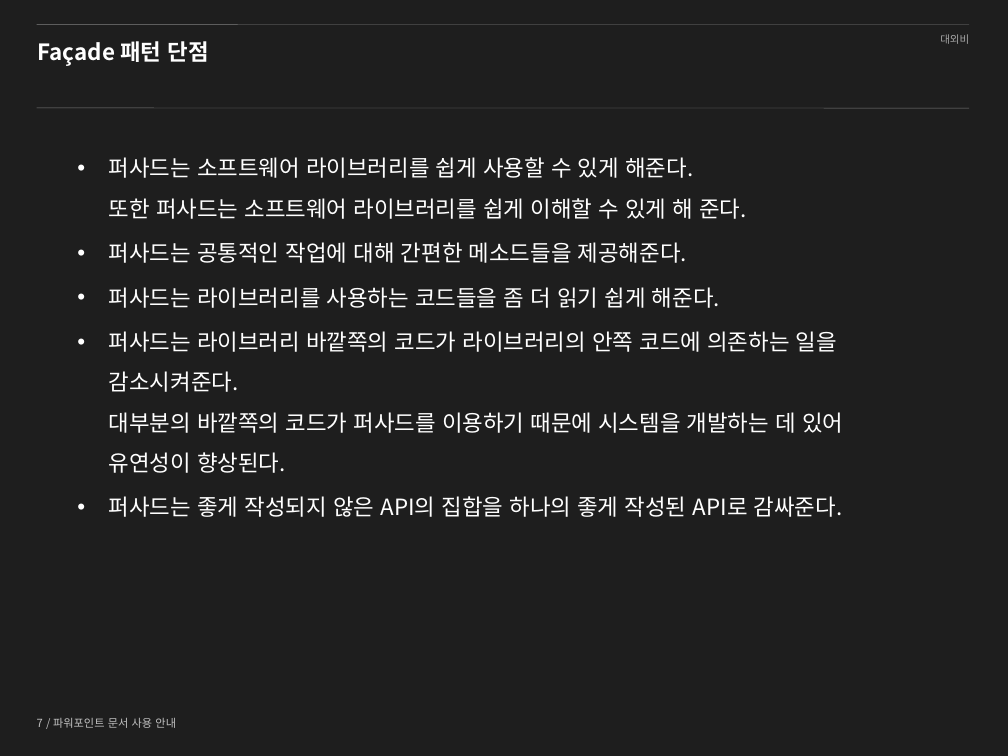
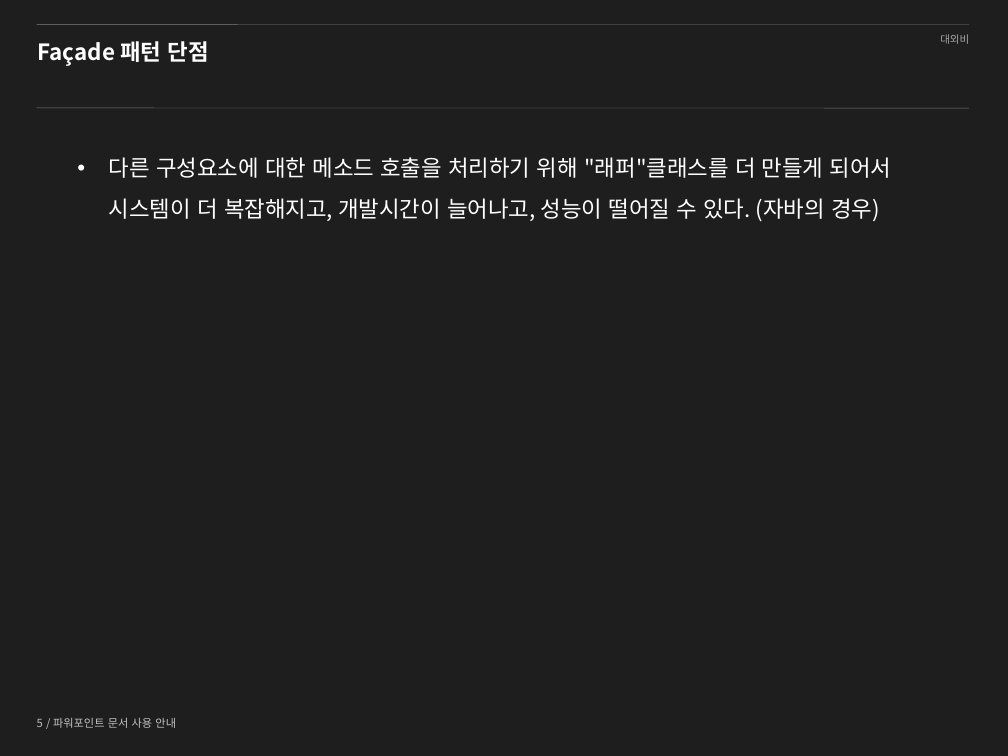
Before and after one commit to shyr/designpattern, a slide deck: slide 5 of src/_ppt/ch15.pptx (slide 7 before the commit). Drawn at 1008x756 pixels with LibreOffice and Linux fonts; fonts in the diff are those of the drawing; background and template pictures are left out. Boxes give left, top, right and bottom in pixels: in the first picture for what was removed or moved away, otherwise in the second. Text is boxed around its words. In the diff, an @@ line names an element or a change of style, - is before the commit and + after.

```diff
--- a/src/_ppt/ch15.pptx
+++ b/src/_ppt/ch15.pptx
@@ text at <box>109,157,892,222</box>: text changed @@
-• 퍼사드는 소프트웨어 라이브러리를 쉽게 사용할 수 있게 해준다.
-  또한 퍼사드는 소프트웨어 라이브러리를 쉽게 이해할 수 있게 해 준다.
-• 퍼사드는 공통적인 작업에 대해 간편한 메소드들을 제공해준다.
-• 퍼사드는 라이브러리를 사용하는 코드들을 좀 더 읽기 쉽게 해준다.
-• 퍼사드는 라이브러리 바깥쪽의 코드가 라이브러리의 안쪽 코드에 의존하는 일을 감소시켜준다.
-  대부분의 바깥쪽의 코드가 퍼사드를 이용하기 때문에 시스템을 개발하는 데 있어 유연성이 향상된다.
-• 퍼사드는 좋게 작성되지 않은 API의 집합을 하나의 좋게 작성된 API로 감싸준다.
+• 다른 구성요소에 대한 메소드 호출을 처리하기 위해 "래퍼"클래스를 더 만들게 되어서 시스템이 더 복잡해지고, 개발시간이 늘어나고, 성능이 떨어질 수 있다. (자바의 경우)
@@ text at <box>37,718,176,728</box>: text changed @@
-7 / 파워포인트 문서 사용 안내
+5 / 파워포인트 문서 사용 안내
```
Also in this commit, not shown: 1 slide added, 2 slides removed.
